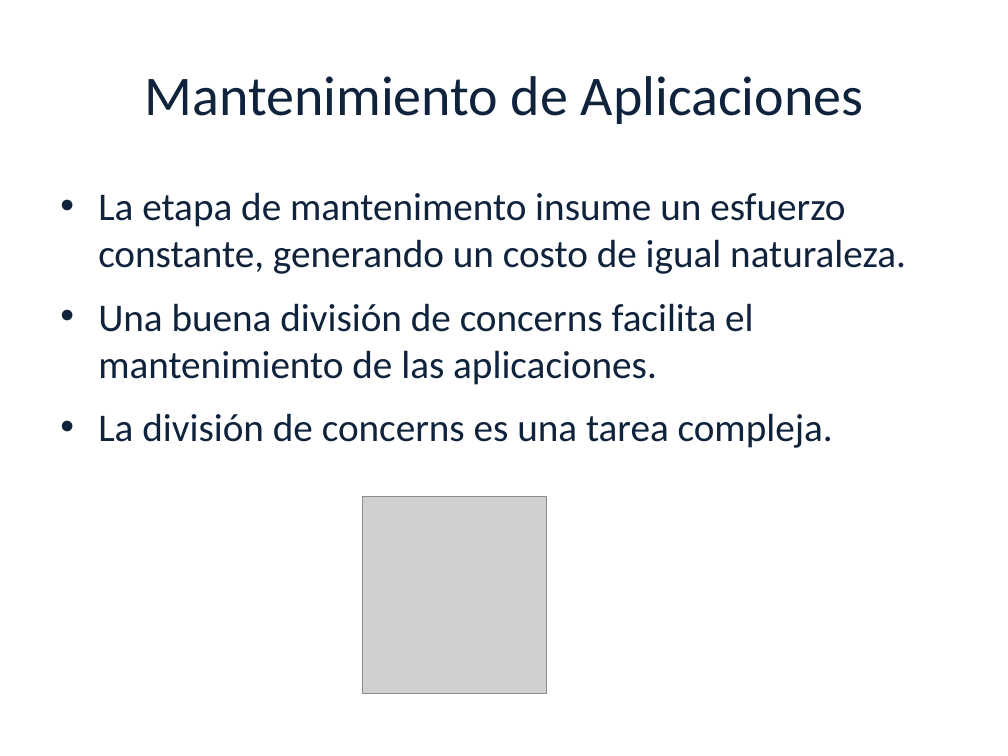
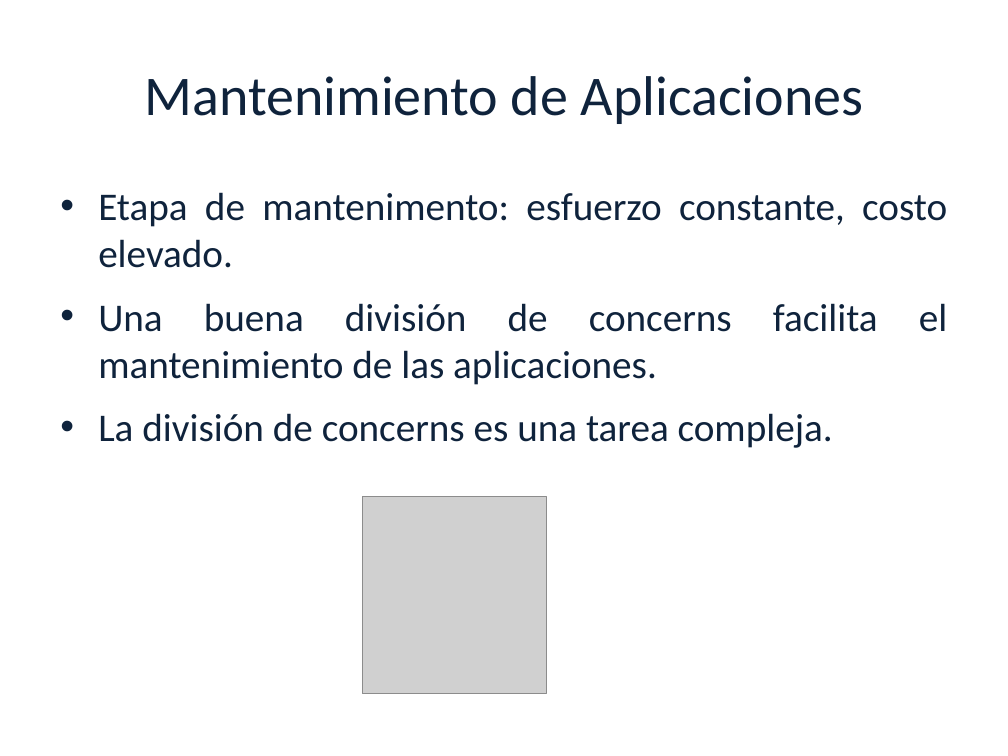
Before and after one commit to luciamasolaP/proyectofinal-informe, a slide deck: slide 5 of presentacion/Aspect Mining2-primera parte.pptx. Drawn at 1008x756 pixels with LibreOffice and Linux fonts; fonts in the diff are those of the drawing; grey boxes stand for pictures; background and template pictures are left out. Boxes give left, top, right and bottom in pixels: in the first picture for what was removed or moved away, otherwise in the second. Text is boxed around its words. In the diff, an @@ line names an element or a change of style, - is before the commit and + after.

```diff
--- a/presentacion/Aspect Mining2-primera parte.pptx
+++ b/presentacion/Aspect Mining2-primera parte.pptx
@@ text at (x1=98, y1=192, x2=947, y2=268): text changed @@
-• La etapa de mantenimento insume un esfuerzo constante, generando un costo de igual naturaleza.
+• Etapa de mantenimento: esfuerzo constante, costo elevado.
@@ text at (x1=98, y1=303, x2=833, y2=448): alignment left to justified @@
```
Also in this commit, not shown: 16 other slides changed.
